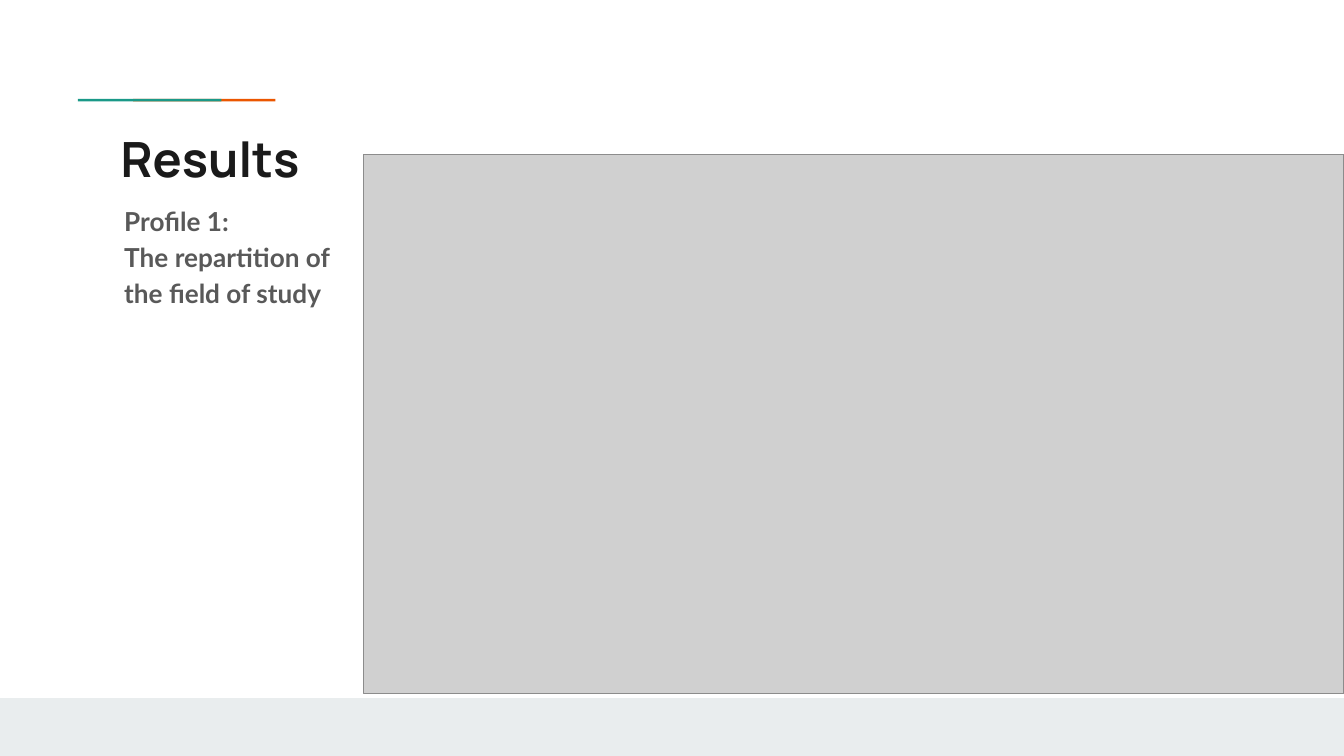
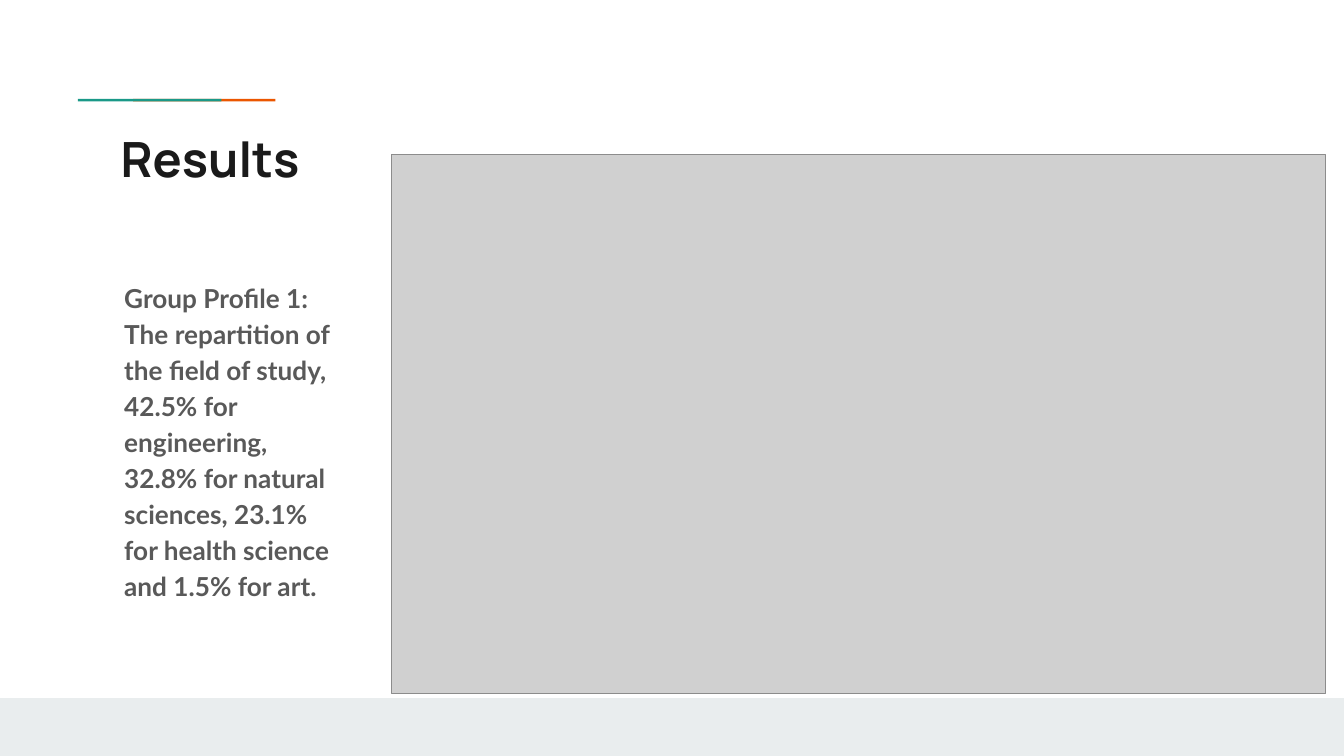
Before and after one commit to B1o0b1/Ayiti_analytics_capstone_project, a slide deck: slide 8 of Capstone_Project_Jean_Franco_Chosson.pptx. Drawn at 1344x756 pixels with LibreOffice and Linux fonts; fonts in the diff are those of the drawing; grey boxes stand for pictures; background and template pictures are left out. Boxes give left, top, right and bottom in pixels: in the first picture for what was removed or moved away, otherwise in the second. Text is boxed around its words. In the diff, an @@ line names an element or a change of style, - is before the commit and + after.

```diff
--- a/Capstone_Project_Jean_Franco_Chosson.pptx
+++ b/Capstone_Project_Jean_Franco_Chosson.pptx
@@ picture: place and size @@
-picture at <box>363,155,1344,694</box>
+picture at <box>391,155,1325,694</box>
@@ text at <box>124,288,330,596</box>: text changed @@
-Profile 1:
-The repartition of the field of study
+Group Profile 1:
+The repartition of the field of study,
+42.5% for engineering, 32.8% for natural sciences, 23.1% for health science and 1.5% for art.
```
Also in this commit, not shown: 9 other slides changed, 14 slides added, 9 slides removed, 1 other file.
